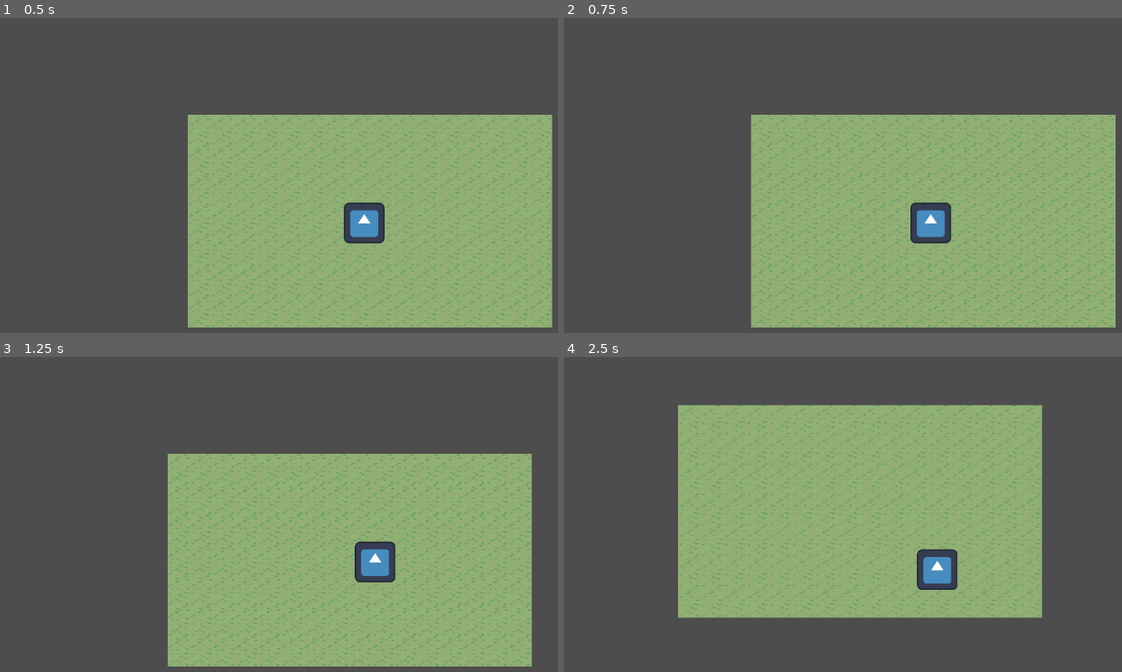
Above: before the commit, frames 1-4 (two rows, left to right).
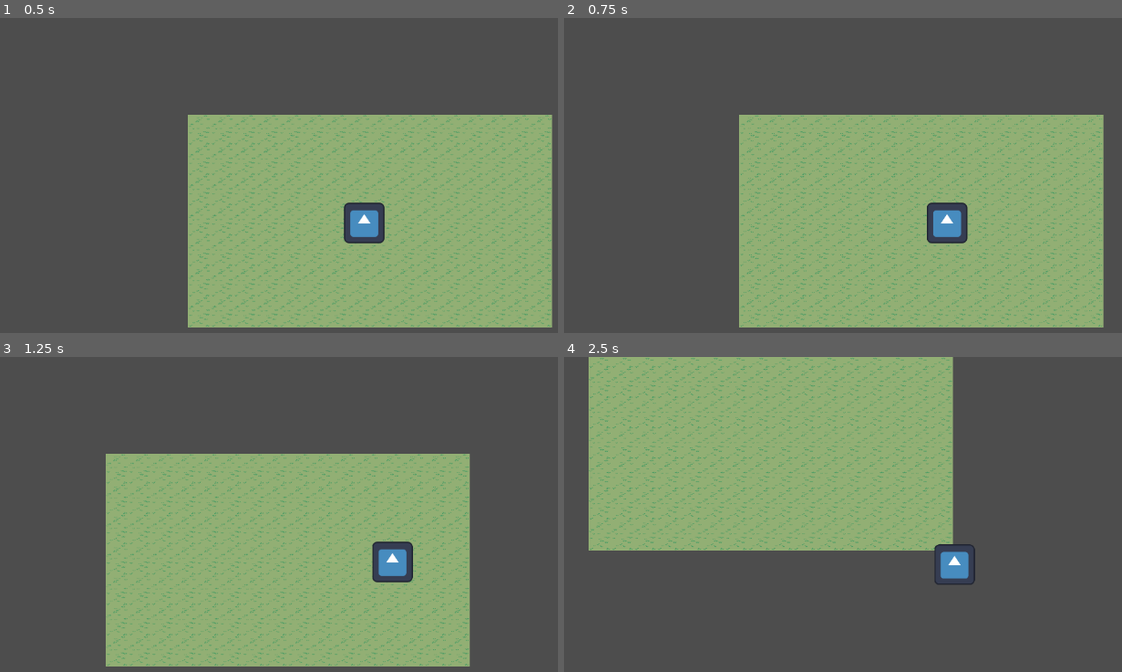
Above: after the commit, the same moments.

Repository: chickenyogurt1/Finalproject
Game: Godot game, scene res://Scenes/GameWorld.tscn
The game is run twice, just before and just after one commit, with the same random seed, the same clock (stepped at 60 frames per second) and the same inputs. This scene is started directly instead of the project's main scene. The engine's default icon, where the game draws it, is replaced by a stand-in: a white triangle on a blue panel in a dark square.
Inputs:
- Up to frame 1 (0.5 s): no input
- Up to frame 2 (0.75 s): tap Enter at 0.5 s; hold D (Right) from 0.53 s (still down)
- Up to frame 3 (1.25 s): keep holding D (Right)
- Up to frame 4 (2.5 s): release D (Right) at 1.28 s; hold S (Down) 1.28-2.03 s; hold D (Right) from 2.03 s (still down)

Frame 1 is identical in both runs. In frame 2, 10% of the frame differs, in the area x 31-99%, y 30-99%; in frame 3, 21%; in frame 4, 42%, in the area x 4-86%, y 0-83%.

Commit message:
Minor movement improvement

Diff:
--- a/Scripts/player.gd
+++ b/Scripts/player.gd
@@ -1,6 +1,6 @@
 extends CharacterBody2D
 
-const SPEED = 300.0
+const SPEED = 500.0
 const ACCEL = 2.0
 
 var input: Vector2
@@ -12,6 +12,8 @@
 
 func _process(delta: float) -> void:
 	var playerInput = get_input()
-
-	velocity = lerp(velocity, playerInput * SPEED, delta * ACCEL)
+	if playerInput != Vector2.ZERO:
+		velocity = playerInput * SPEED
+	else:
+		velocity = Vector2.ZERO
 	move_and_slide()
